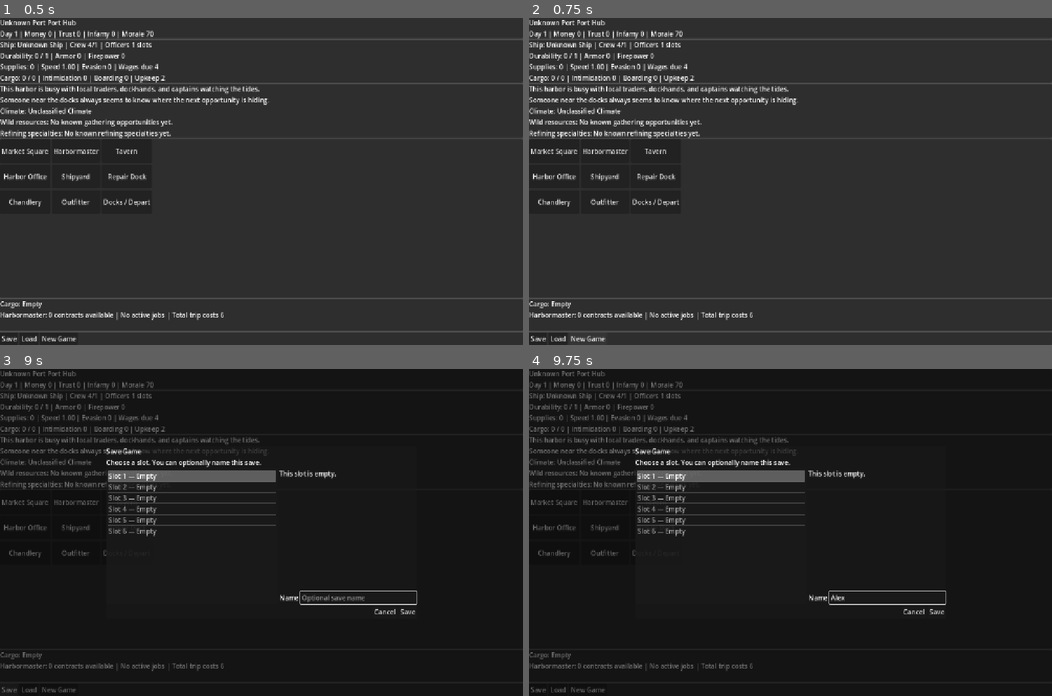
Above: before the commit, frames 1-4 (two rows, left to right).
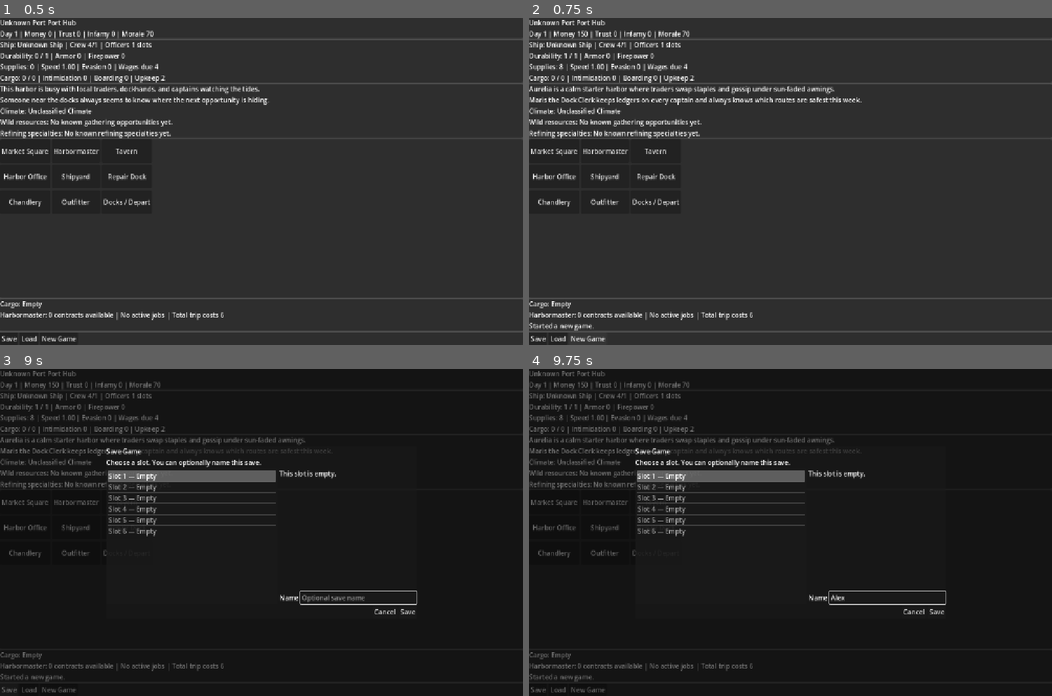
Above: after the commit, the same moments.

Repository: nwrowe/project-northwind
Game: Godot game, scene res://scenes/port/PortScreen.tscn
The game is run twice, just before and just after one commit, with the same random seed, the same clock (stepped at 60 frames per second) and the same inputs. This scene is started directly instead of the project's main scene.
Inputs (mouse positions are in pixels of both pictures, inside the frame that each line leads up to):
- Up to frame 1 (0.5 s): no input
- Up to frame 2 (0.75 s): click "New Game" at 0.5 s
- Up to frame 3 (9 s): click "New Game" at 1.25 s; click "Market Square" at 2 s; click "Harbormaster" at 2.75 s; click "Tavern" at 3.5 s; click "Harbor Office" at 4.25 s; click "Shipyard" at 5 s; click "Repair Dock" at 5.75 s; click "Chandlery" at 6.5 s; click "Outfitter" at 7.25 s; click "Docks / Depart" at 8 s; click "Save" at 8.75 s
- Up to frame 4 (9.75 s): click (889, 597) at 9.52 s; type "Alex" at 9.6 s

Frame 1 is identical in both runs. In frame 2, 1.8% of the frame differs, in the area x 0-64%, y 3-96%; in frame 3, 0.9%; in frame 4, 0.9%.
Error in both runs: Cannot call method 'add_child' on a null value. (res://autoload/ScreenRouter.gd:31)

Commit message:
Update PortScreen.gd
Setup action on "new game" button press

Diff:
--- a/scripts/ui/PortScreen.gd
+++ b/scripts/ui/PortScreen.gd
@@ -42,6 +42,7 @@
 	$VBoxContainer/ServicePanel/GridContainer/TravelButton.pressed.connect(_on_travel_pressed)
 	$VBoxContainer/FooterPanel/HBoxContainer/SaveButton.pressed.connect(_on_save_pressed)
 	$VBoxContainer/FooterPanel/HBoxContainer/LoadButton.pressed.connect(_on_load_pressed)
+	$VBoxContainer/FooterPanel/HBoxContainer/NewGameButton.pressed.connect(_on_new_game_pressed)
 	save_slot_dialog = SAVE_SLOT_DIALOG_SCENE.instantiate()
 	add_child(save_slot_dialog)
 	save_slot_dialog.save_requested.connect(_on_save_slot_requested)
@@ -124,3 +125,8 @@
 	save_slot_dialog.close_dialog()
 	if result.get("success", false):
 		refresh_ui()
+
+func _on_new_game_pressed() -> void:
+	GameState.new_game()
+	action_status_label.text = "Started a new game."
+	refresh_ui()
